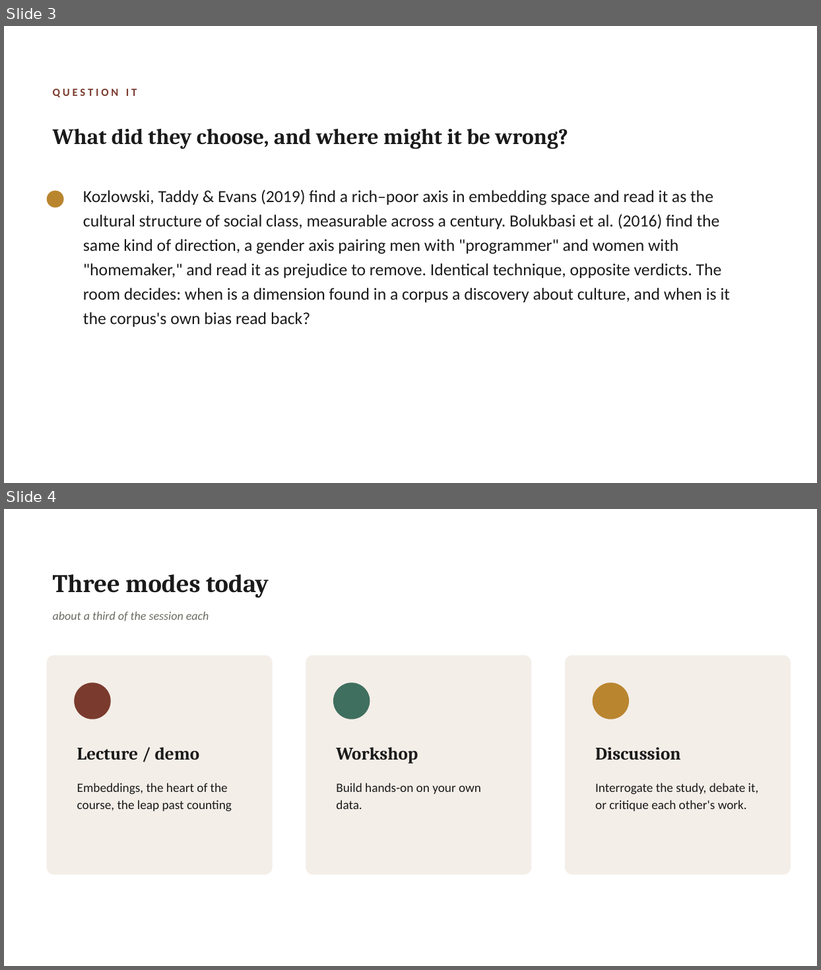
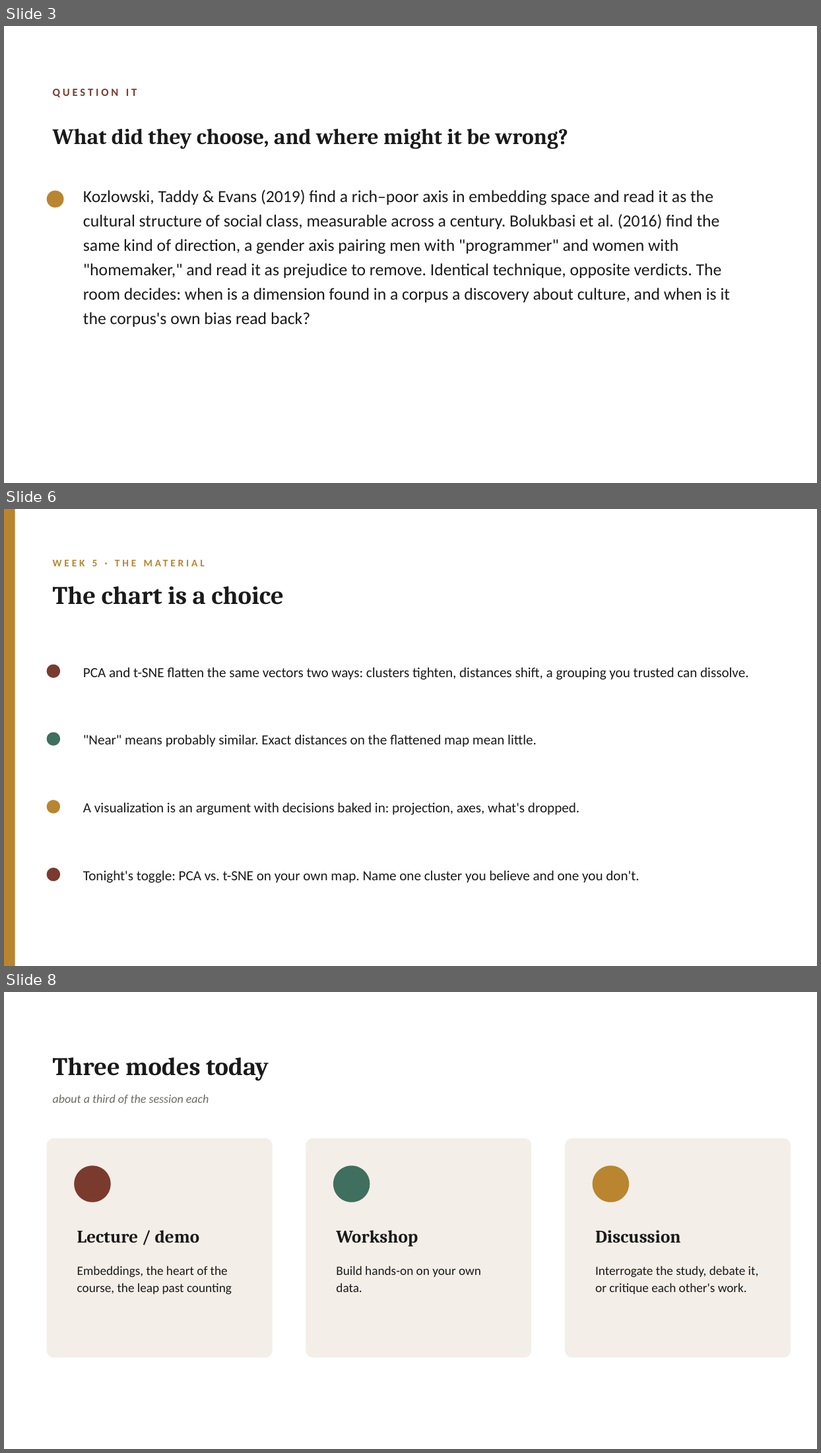
Before and after one commit to lucianli123/culture-as-data-2026, a slide deck: slides/pptx/week-05.pptx. Shown one above the other, each under a label of ours: slides 3 and 4 before the commit, slides 3, 6 and 8 after it; the slides between them are not shown. The pictures are 821x970 and 821x1453 pixels, drawn with LibreOffice and Linux fonts; fonts in the diff are those of the drawing. Boxes give left, top, right and bottom in pixels: in the first picture for what was removed or moved away, otherwise in the second. Text is boxed around its words. In the diff, an @@ line names an element or a change of style, - is before the commit and + after.

```diff
--- a/slides/pptx/week-05.pptx
+++ b/slides/pptx/week-05.pptx
@@ slide 6 added at (4, 509, 817, 966), background #FFFFFF @@
@@ rectangle added at (4, 509, 15, 966), fill #B9852F @@
@@ text added at (53, 560, 98, 605), 12 pt, text #B9852F, bold @@
+WEEK 5 · THE MATERIAL
@@ text added at (102, 586, 284, 605), 30 pt, text #1A1A1A, bold @@
+The chart is a choice
@@ ellipse added at (47, 665, 60, 678), fill #7A3B2E @@
@@ text added at (83, 667, 749, 680), 16.5 pt, text #1A1A1A @@
+PCA and t-SNE flatten the same vectors two ways: clusters tighten, distances shift, a grouping you trusted can dissolve.
@@ ellipse added at (47, 732, 60, 746), fill #3F6F5F @@
@@ text added at (83, 735, 537, 747), 16.5 pt, text #1A1A1A @@
+"Near" means probably similar. Exact distances on the flattened map mean little.
@@ ellipse added at (47, 801, 60, 814), fill #B9852F @@
@@ text added at (83, 803, 580, 815), 16.5 pt, text #1A1A1A @@
+A visualization is an argument with decisions baked in: projection, axes, what's dropped.
@@ ellipse added at (47, 868, 60, 882), fill #7A3B2E @@
@@ text added at (83, 871, 639, 883), 16.5 pt, text #1A1A1A @@
+Tonight's toggle: PCA vs. t-SNE on your own map. Name one cluster you believe and one you don't.
@@ what was slide 4 is now slide 8 @@
```
Also in this commit, not shown: 3 other slides added, 39 other files.
